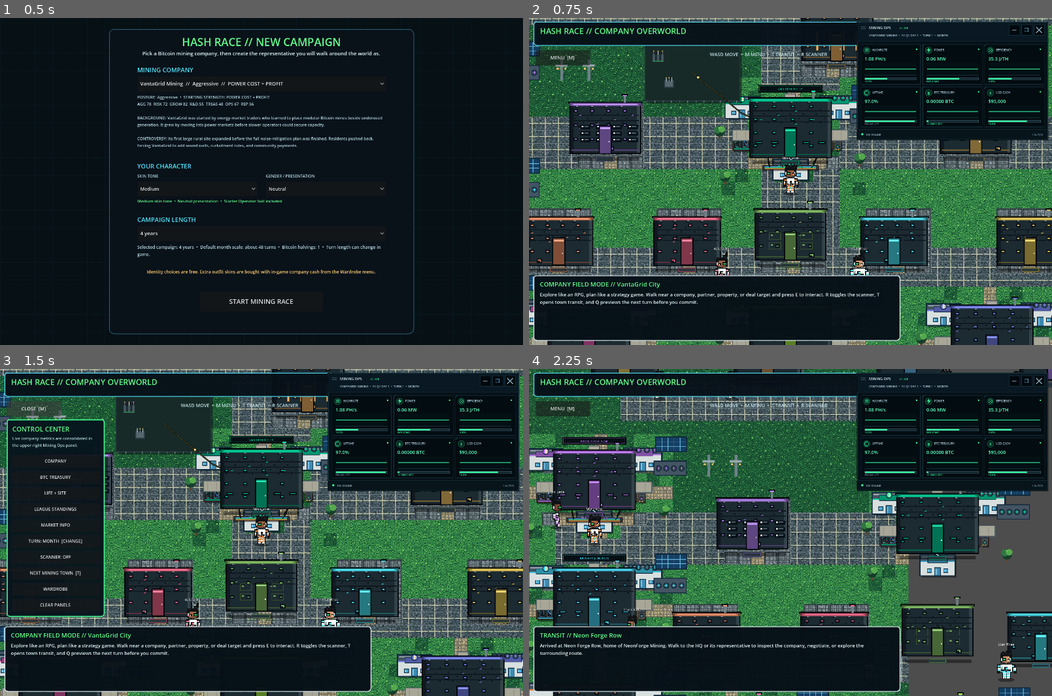
Above: before the commit, frames 1-4 (two rows, left to right).
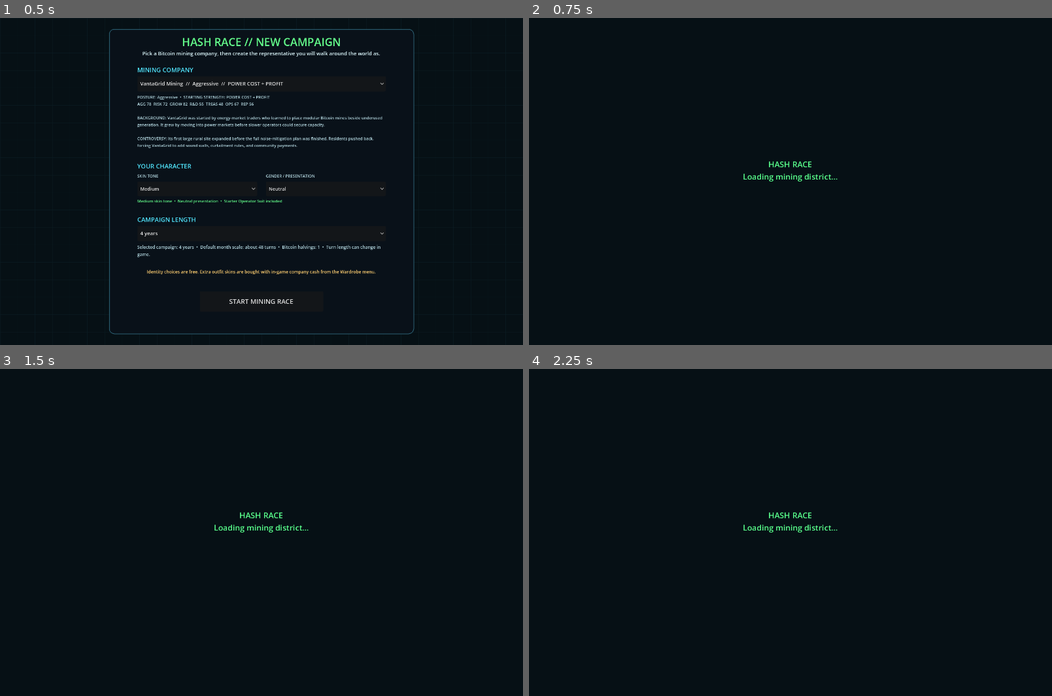
Above: after the commit, the same moments.

Repository: 1freetech/HashRace
Game: Godot game, scene res://scenes/campaign_setup.tscn
Same seed, same stepped clock (60 frames per second), same inputs: the game is played once before the commit and once after it.
Inputs (mouse positions are in pixels of both pictures, inside the frame that each line leads up to):
- Up to frame 1 (0.5 s): no input
- Up to frame 2 (0.75 s): click "START MINING RACE" at 0.5 s
- Up to frame 3 (1.5 s): click (31, 408) at 1.25 s, where only the run before the commit has a clickable "MENU [M]"
- Up to frame 4 (2.25 s): click (586, 571) at 2 s, where only the run before the commit has a clickable "NEXT MINING TOWN [T]"

Frame 1 is identical in both runs. In frame 2, 67% of the frame differs, in the area x 0-100%, y 0-100%; in frame 3, 58%; in frame 4, 67%.
Error after the commit: Parse Error: Cannot infer the type of "native_nav_ready" variable because the value doesn't have a set type. (res://scripts/world_v090.gd:322)

Commit message:
v0.090 load strategy and power world

Diff:
--- a/Godot/scenes/world.tscn
+++ b/Godot/scenes/world.tscn
@@ -1,7 +1,7 @@
 [gd_scene load_steps=3 format=3]
 
-; world_v089.gd -> world_v088.gd -> world_v087.gd -> world_v086.gd -> world_v085.gd -> world_v082.gd -> existing visual/gameplay stack. v0.089 makes camera zoom shortcuts focus-safe so HUD/menu editing never changes the world view unexpectedly while preserving the v0.088 proportional world and camera system.
-[ext_resource path="res://scripts/world_v089.gd" type="Script" id="1_world"]
+; world_v090.gd -> world_v089.gd -> world_v088.gd -> world_v087.gd -> world_v086.gd -> world_v085.gd -> world_v082.gd -> existing visual/gameplay stack. v0.090 adds finite battery dispatch, a 0-100 reserve strategy, visible rival intent, utility-scored AI and native AStarGrid2D routing while preserving the v0.089 focus-safe camera.
+[ext_resource path="res://scripts/world_v090.gd" type="Script" id="1_world"]
 [ext_resource path="res://scripts/live_treasury_controls.gd" type="Script" id="2_treasury"]
 
 [node name="HashRaceRPGStrategyWorld" type="Node2D"]
